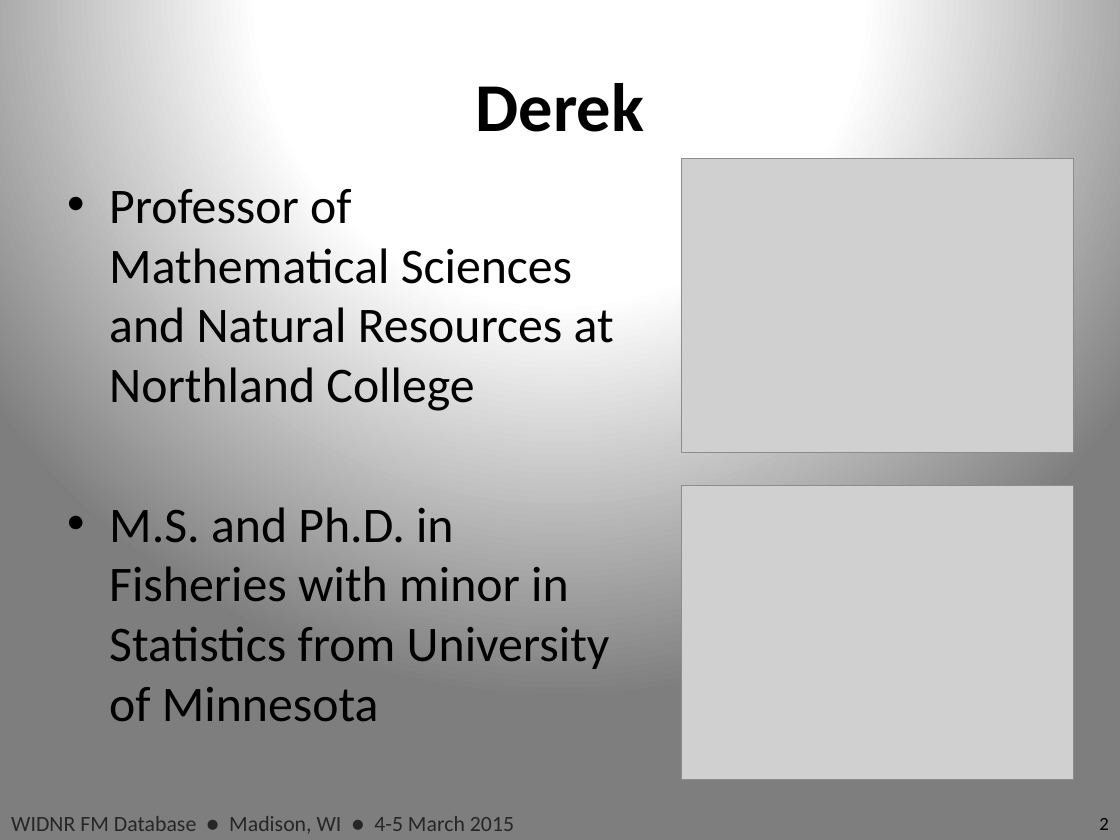
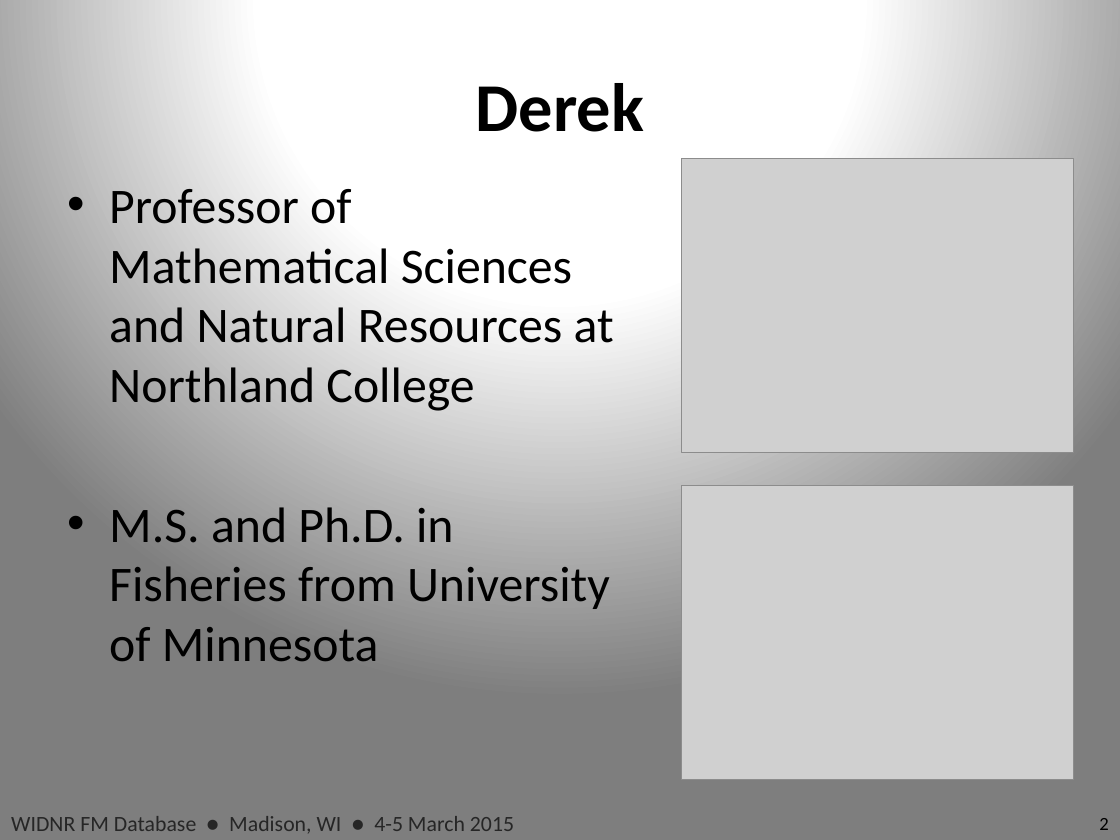
Before and after one commit to droglenc/RcourseWiDNR2015, a slide deck: slide 2 of Day1_IntroR_FMData/00_Introduction.pptx. Drawn at 1120x840 pixels with LibreOffice and Linux fonts; fonts in the diff are those of the drawing; grey boxes stand for pictures. Boxes give left, top, right and bottom in pixels: in the first picture for what was removed or moved away, otherwise in the second. Text is boxed around its words. In the diff, an @@ line names an element or a change of style, - is before the commit and + after.

```diff
--- a/Day1_IntroR_FMData/00_Introduction.pptx
+++ b/Day1_IntroR_FMData/00_Introduction.pptx
@@ text at (109,507,610,662): text changed @@
-• M.S. and Ph.D. in Fisheries with minor in Statistics from University of Minnesota
+• M.S. and Ph.D. in Fisheries from University of Minnesota
```
Also in this commit, not shown: 2 other slides changed, 16 other files.
